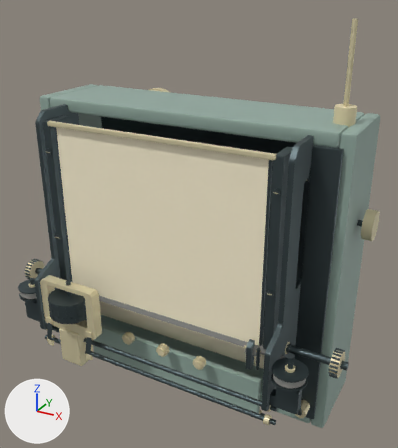
Two versions of the Blender file art/blender/service_radiophone_v2.blend, one commit apart.
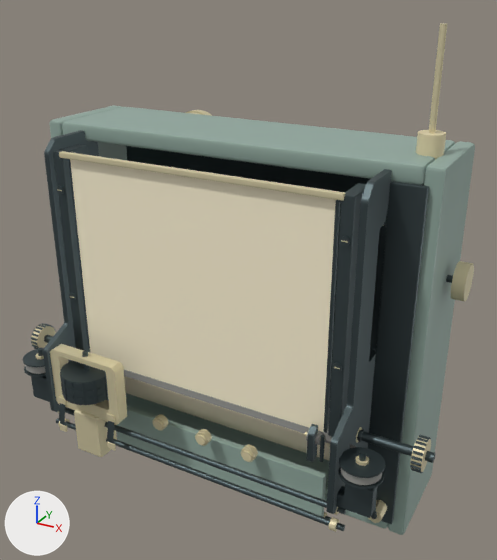
The first picture shows the older version from a camera (50 mm lens) standing at (0.168, -0.303, 0.167) and looking at (0.003, -0.004, 0.017). The close-ups show the older and then the newer version on the part from 0% to 100% of the width and 0% to 100% of the height of that picture. Only the edits that show in the close-ups are written down. Lighting does not change. The marker at lower left points along +X, +Y and +Z.

The first close-up shows 'Aerial__Brass', 'Carriage__Brass', 'Fixed__Brass', 'Fixed__Case', 'Fixed__Rubber', 'Fixed__Steel', 'FocusWheel__Brass', 'Paper', 'ServiceCover__Case', 'SupplySpool__Rubber', 'SupplySpool__Steel', 'TakeupSpool__Brass', 'TakeupSpool__Rubber', 'TakeupSpool__Steel', 'TypeSelector__Steel', 'Type_hammer__Brass' and 9 more.
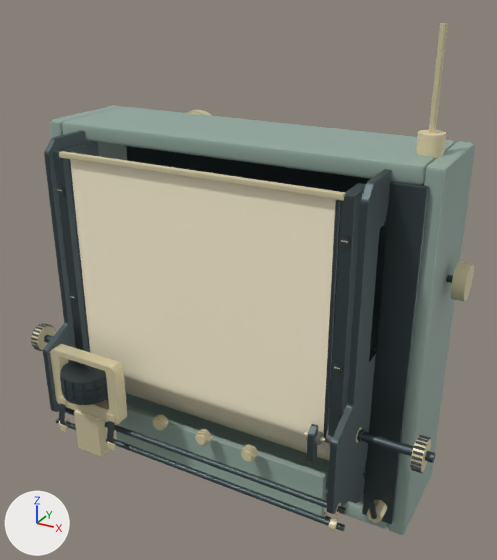
Changed parts and their boxes (x1, y1, x2, y2) in the close-ups (497 x 560 px):
'Fixed__Steel', reshaped
    before: (31, 130, 453, 531)
    after: (43, 130, 453, 531)
'Fixed__Rubber', reshaped (mostly hidden)
    before: (124, 370, 356, 448)
    after: (306, 431, 323, 445)
'TakeupSpool__Steel', deleted
    before: (338, 447, 385, 489)
'SupplySpool__Steel', deleted
    before: (22, 348, 46, 377)
'TakeupSpool__Rubber', deleted
    before: (341, 468, 382, 485)
'SupplySpool__Rubber', deleted (mostly hidden)
    before: (25, 365, 46, 374)
'TakeupSpool__Brass', deleted
    before: (356, 455, 369, 466)
part 1 of me_fixed__steel, deleted
    before: (31, 348, 378, 518)
part 2 of me_fixed__rubber, deleted (mostly hidden)
    before: (124, 370, 356, 448)

The change, as a list of edits to the scene's bpy script:
```text
Change me_fixed__steel:
    used by ob_fixed__steel; location = (0.0, 0.0, 0.0)
    remove me_fixed__steel.from_pydata(...)  # 2762 vertices, 5432 faces; spans x -0.12..0.12, y -0.073..0.06, z -0.095..0.093
    add me_fixed__steel.from_pydata(...)  # 2398 vertices, 4720 faces; spans x -0.12..0.12, y -0.073..0.06, z -0.095..0.093
    me_fixed__steel part 1: 6 loose pieces with 364 vertices, spanning x -0.101..0.101, y -0.069..-0.057, z -0.053..-0.022, are deleted
Change me_fixed__rubber:
    used by ob_fixed__rubber; location = (0.0, 0.0, 0.0)
    remove me_fixed__rubber.from_pydata(...)  # 192 vertices, 364 faces; spans x -0.094..0.094, y -0.058..0.025, z -0.088..-0.027
    add me_fixed__rubber.from_pydata(...)  # 176 vertices, 336 faces; spans x -0.07..0.07, y -0.058..0.025, z -0.088..-0.027
    me_fixed__rubber part 2: the loose piece of 16 vertices spanning x -0.094..0.094, y -0.057..-0.053, z -0.032..-0.028 is deleted
Remove ob_supplyspool__rubber:
    ob_supplyspool__rubber = bpy.data.objects.new('SupplySpool__Rubber', me_supplyspool__rubber)
    ob_supplyspool__rubber.parent = ob_supplyspool
    ob_supplyspool__rubber.location = (0.0, 0.0, 0.0)
Remove ob_supplyspool__steel:
    ob_supplyspool__steel = bpy.data.objects.new('SupplySpool__Steel', me_supplyspool__steel)
    ob_supplyspool__steel.parent = ob_supplyspool
    ob_supplyspool__steel.location = (0.0, 0.0, 0.0)
Remove ob_takeupspool__rubber:
    ob_takeupspool__rubber = bpy.data.objects.new('TakeupSpool__Rubber', me_takeupspool__rubber)
    ob_takeupspool__rubber.parent = ob_takeupspool
    ob_takeupspool__rubber.location = (0.0, 0.0, 0.0)
Remove ob_takeupspool__steel:
    ob_takeupspool__steel = bpy.data.objects.new('TakeupSpool__Steel', me_takeupspool__steel)
    ob_takeupspool__steel.parent = ob_takeupspool
    ob_takeupspool__steel.location = (0.0, 0.0, 0.0)
Remove ob_takeupspool__brass:
    ob_takeupspool__brass = bpy.data.objects.new('TakeupSpool__Brass', me_takeupspool__brass)
    ob_takeupspool__brass.parent = ob_takeupspool
    ob_takeupspool__brass.location = (0.0, 0.0, 0.0)
```
